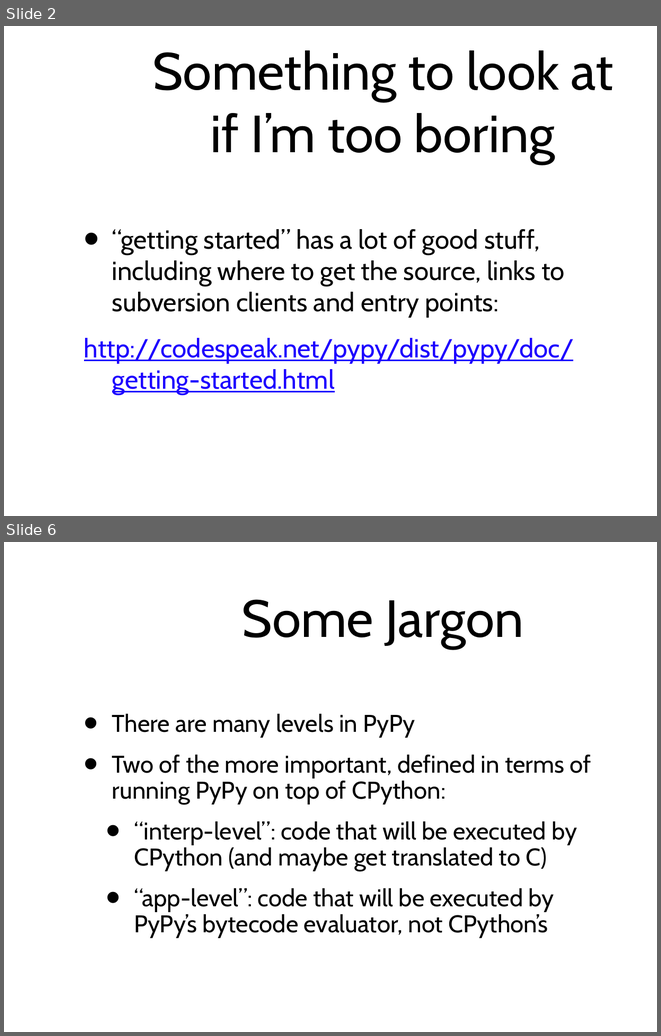
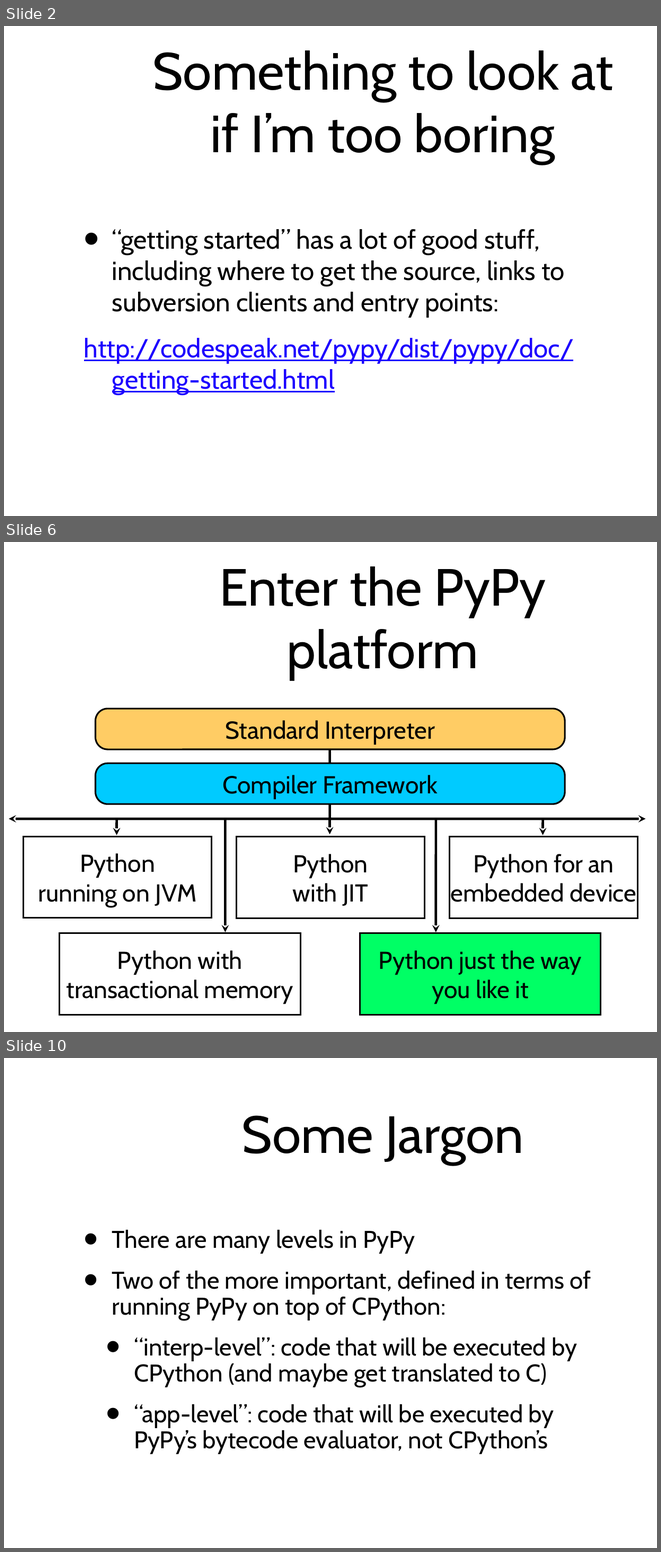
Before and after one commit to wdv4758h/pypy-extradoc, a slide deck: talk/sprint-introduction.ppt. Shown one above the other, each under a label of ours: slides 2 and 6 before the commit, slides 2, 6 and 10 after it; the slides between them are not shown. The pictures are 661x1036 and 661x1552 pixels, drawn with LibreOffice and Linux fonts; fonts in the diff are those of the drawing; background and template pictures are left out. Boxes give left, top, right and bottom in pixels: in the first picture for what was removed or moved away, otherwise in the second. Text is boxed around its words. In the diff, an @@ line names an element or a change of style, - is before the commit and + after.

```diff
--- a/talk/sprint-introduction.ppt
+++ b/talk/sprint-introduction.ppt
@@ slide 6 added at <box>4,542,657,1032</box>, background #FFFFFF @@
@@ title added at <box>220,566,546,680</box>, 64 pt, text #000000 @@
+Enter the PyPy platform
@@ rounded rectangle added at <box>96,708,565,749</box>, fill #FFCC64, outline #000000 2.01 pt, 30 pt, text #000000 @@
+Standard Interpreter
@@ arrow added from (329, 748) to (329, 834), #000000 3 pt @@
@@ rounded rectangle added at <box>96,763,565,803</box>, fill #00CBFF, outline #000000 2.01 pt, 30 pt, text #000000 @@
+Compiler Framework
@@ arrow added from (329, 819) to (9, 819), #000000 3 pt @@
@@ arrow added from (117, 819) to (117, 835), #000000 3 pt @@
@@ arrow added from (225, 819) to (225, 932), #000000 3 pt @@
@@ arrow added from (331, 819) to (646, 819), #000000 3 pt @@
@@ arrow added from (436, 819) to (436, 932), #000000 3 pt @@
@@ arrow added from (543, 819) to (543, 835), #000000 3 pt @@
@@ rectangle added at <box>24,837,211,918</box>, fill #FFFFFF, outline #000000 2.01 pt, 30 pt, text #000000 @@
+Python
+running on JVM
@@ rectangle added at <box>237,837,424,918</box>, fill #FFFFFF, outline #000000 2.01 pt, 30 pt, text #000000 @@
+Python
+with JIT
@@ rectangle added at <box>450,837,637,918</box>, fill #FFFFFF, outline #000000 2.01 pt, 30 pt, text #000000 @@
+Python for an embedded device
@@ rectangle added at <box>59,933,300,1015</box>, fill #FFFFFF, outline #000000 2.01 pt, 30 pt, text #000000 @@
+Python with transactional memory
@@ rectangle added at <box>360,933,601,1015</box>, fill #00FF65, outline #000000 2.01 pt, 30 pt, text #000000 @@
+Python just the way you like it
@@ what was slide 6 is now slide 10 @@
```
Also in this commit, not shown: 11 slides changed, 9 other slides added, 1 slide removed, 28 other files.
